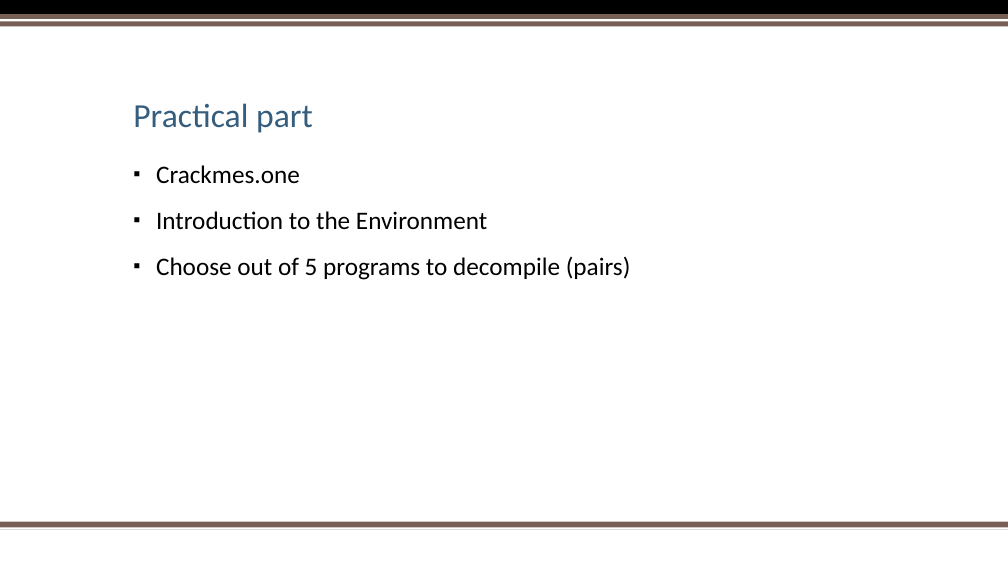
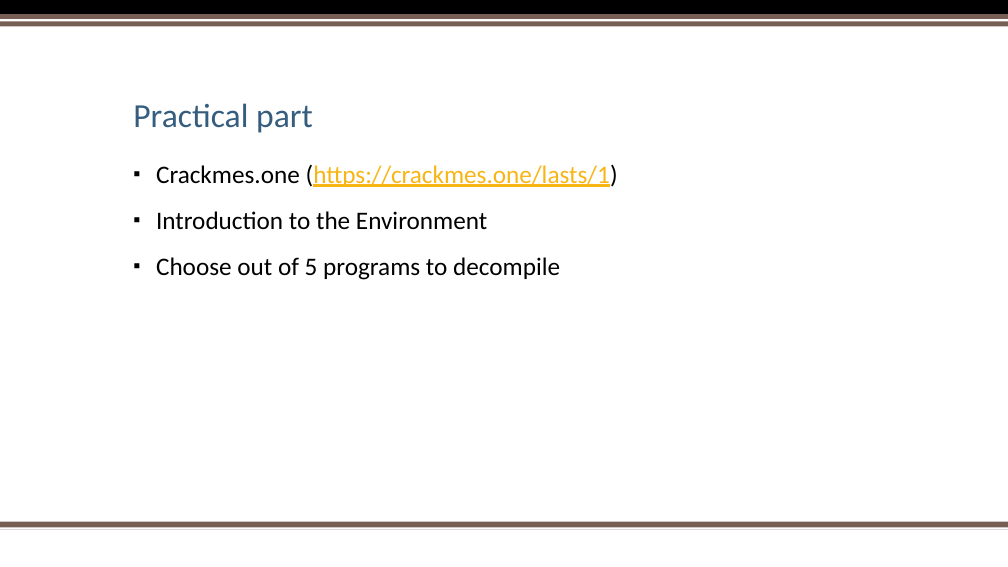
Before and after one commit to sebivenlo/ESDE_2021_Ghidra, a slide deck: slide 16 of Reverse Engineering.pptx. Drawn at 1008x567 pixels with LibreOffice and Linux fonts; fonts in the diff are those of the drawing; background and template pictures are left out. Boxes give left, top, right and bottom in pixels: in the first picture for what was removed or moved away, otherwise in the second. Text is boxed around its words. In the diff, an @@ line names an element or a change of style, - is before the commit and + after.

Commit message:
updated some visuals, added more text such as more clarifiaction on how to set up ghidra

```diff
--- a/Reverse Engineering.pptx
+++ b/Reverse Engineering.pptx
@@ text at <box>156,164,618,187</box>: text changed; text colour #000000 to #F7B615 @@
-▪ Crackmes.one
+▪ Crackmes.one (https://crackmes.one/lasts/1)
@@ text at <box>156,257,560,280</box>: text changed @@
-▪ Choose out of 5 programs to decompile (pairs)
+▪ Choose out of 5 programs to decompile
```
Also in this commit, not shown: 7 other slides changed.
